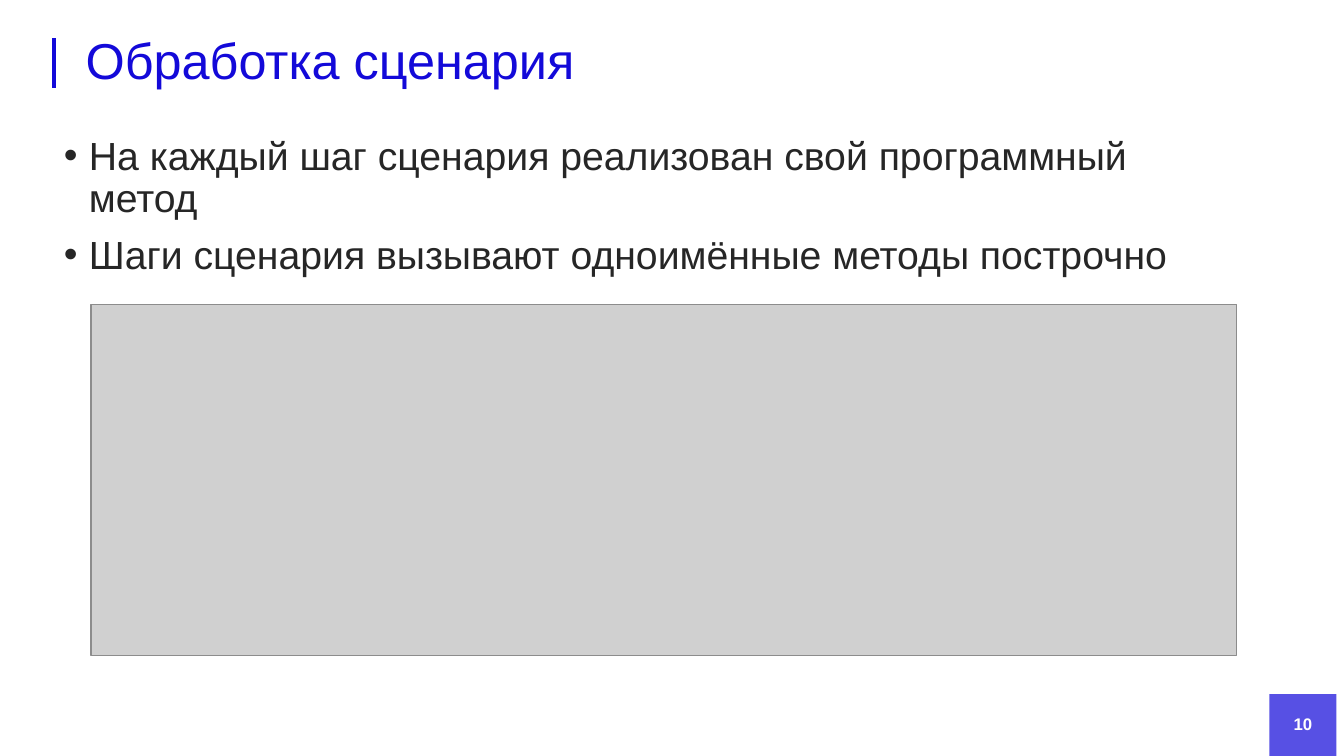
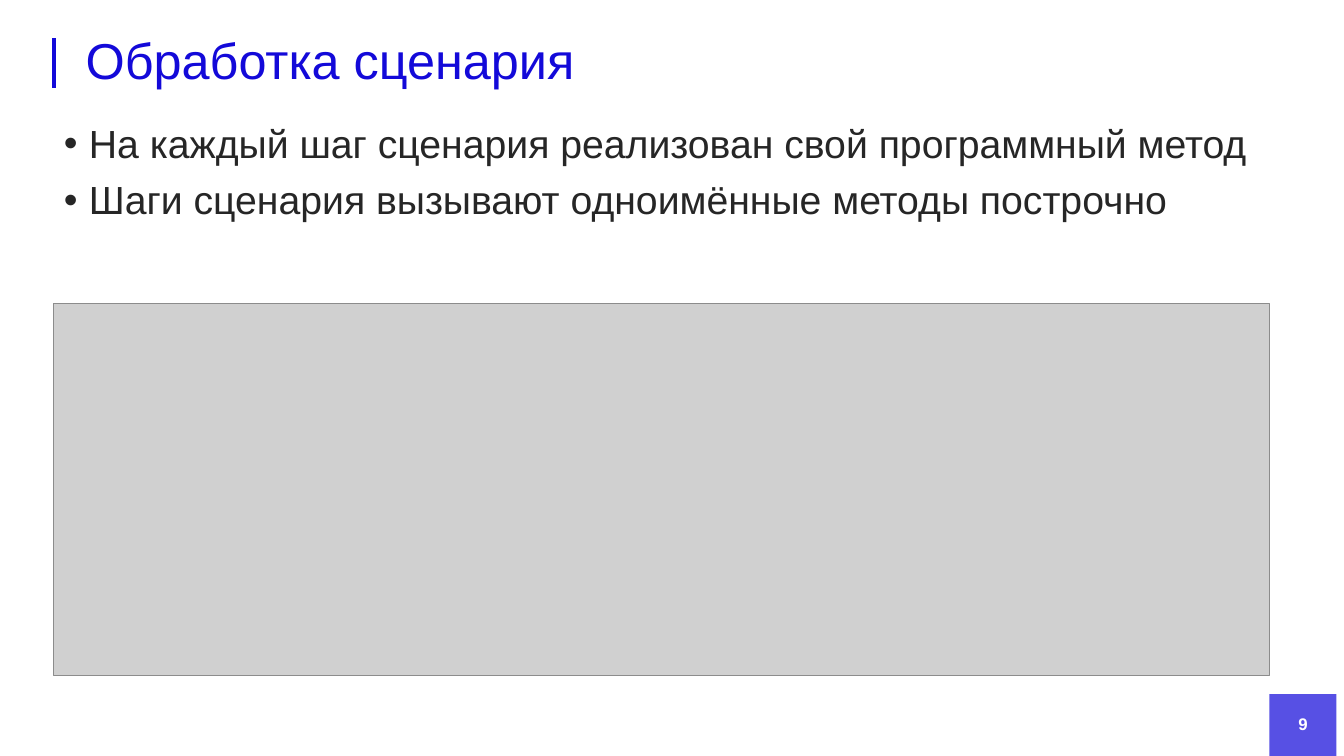
Before and after one commit to DanielRomanoff/practice, a slide deck: slide 9 of презентация.pptx (slide 10 before the commit). Drawn at 1344x756 pixels with LibreOffice and Linux fonts; fonts in the diff are those of the drawing; grey boxes stand for pictures; background and template pictures are left out. Boxes give left, top, right and bottom in pixels: in the first picture for what was removed or moved away, otherwise in the second. Text is boxed around its words. In the diff, an @@ line names an element or a change of style, - is before the commit and + after.

```diff
--- a/презентация.pptx
+++ b/презентация.pptx
@@ text "На каждый шаг сценария реализован ..." rewrapped from box(89, 141, 1167, 277) to box(89, 129, 1247, 222) @@
@@ picture: place and size @@
-picture at box(91, 304, 1237, 655)
+picture at box(53, 303, 1269, 677)
@@ page number at box(1298, 718, 1307, 730): text changed @@
-10
+9
```
Also in this commit, not shown: 3 other slides changed, 4 slides added, 5 slides removed, 2 other files.
